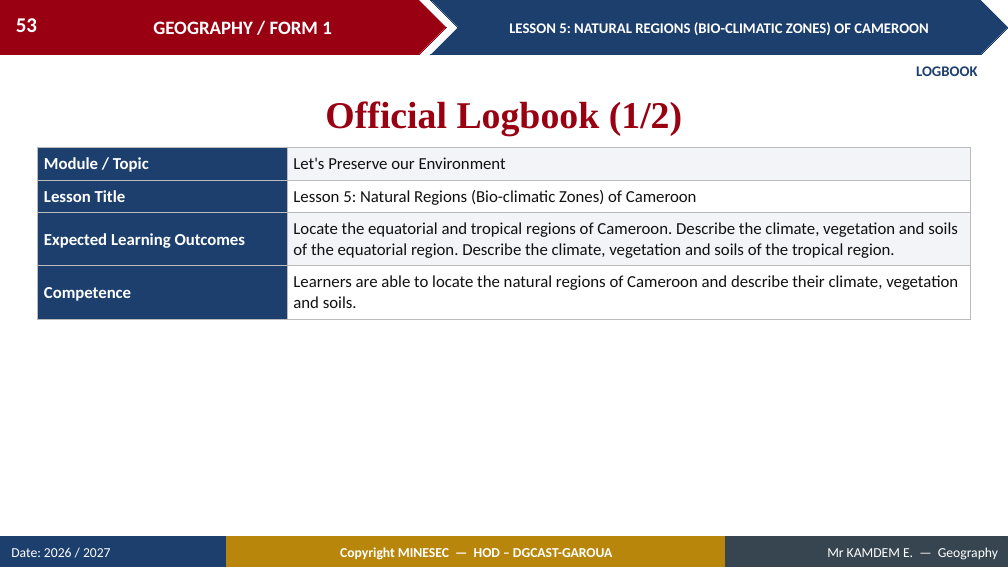
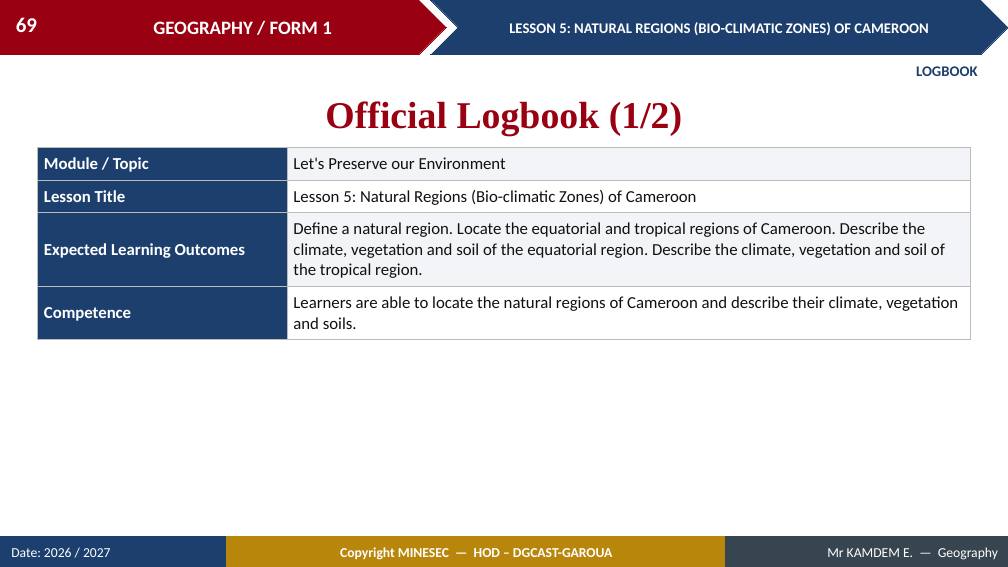
Before and after one commit to Berthautk/linea-github, a slide deck: slide 69 of lecons/F1/08_F1_M2_L05_Natural_Regions_Bio_climatic_Zones_of_Cameroon.pptx (slide 53 before the commit). Drawn at 1008x567 pixels with LibreOffice and Linux fonts; fonts in the diff are those of the drawing. Boxes give left, top, right and bottom in pixels: in the first picture for what was removed or moved away, otherwise in the second. Text is boxed around its words. In the diff, an @@ line names an element or a change of style, - is before the commit and + after.

```diff
--- a/lecons/F1/08_F1_M2_L05_Natural_Regions_Bio_climatic_Zones_of_Cameroon.pptx
+++ b/lecons/F1/08_F1_M2_L05_Natural_Regions_Bio_climatic_Zones_of_Cameroon.pptx
@@ page number at box(16, 17, 37, 32): text changed @@
-53
+69
@@ table at box(38, 147, 970, 333) @@
-row 3, column 2: Locate the equatorial and tropical regions of Cameroon. Describe the climate, vegetation and soils of the equatorial region. Describe the climate, vegetation and soils of the tropical region.
+row 3, column 2: Define a natural region. Locate the equatorial and tropical regions of Cameroon. Describe the climate, vegetation and soil of the equatorial region. Describe the climate, vegetation and soil of the tropical region.
```
Also in this commit, not shown: 32 other slides changed, 20 slides added, 4 slides removed, 5 other files.
